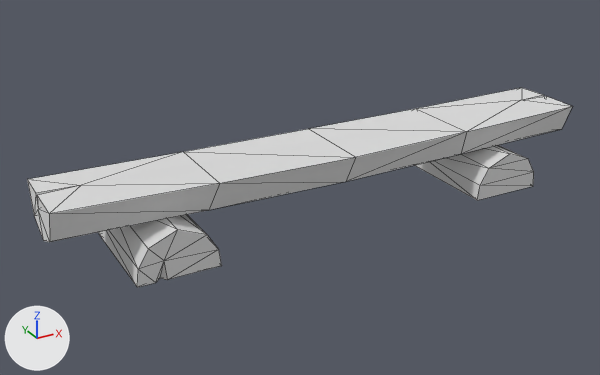
An edit to the glTF model public/models/bench-forest.glb, drawn before and after from the same camera.
One viewpoint serves both versions: a 50 mm camera at (-2.04, -3.39, 1.86) aimed at (-0.15, 0.05, 0.13). The axes (+X, +Y, +Z) are drawn at lower left. The lights are the same throughout. Mesh edges are drawn as thin lines. Where no turn or scale is listed for an object, it has been applied to the vertices.

Names of what the first picture shows: 'bench-forest'.
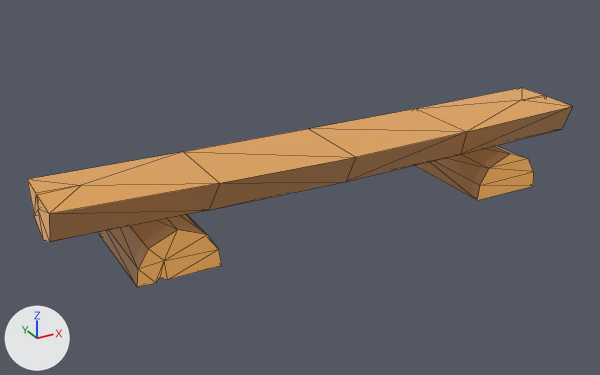
Where the change shows, as pixel boxes [x1, y1, x2, y2] in the pictures (600 x 375 px):
```json
{"object": "bench-forest", "change": "recoloured", "before": [27, 88, 573, 287], "after": [27, 88, 573, 287], "on screen": "white to orange"}
```

Scene script edits in JSON lines:
```json
{"op": "add", "block": "img_base", "code": ["img_base = load_image('base', '_unpacked/base', 1024, 1024, 'sRGB')"]}
{"op": "add", "block": "mat_lowpoly_colors_001", "code": ["mat_lowpoly_colors_001 = bpy.data.materials.new('LOWPOLY-COLORS.001')", "# uses the picture img_base"]}
{"block": "me_bench_forest", "where": "me_bench_forest.from_pydata(...)  # 69 vertices, 126 faces; spans x -1.46..1.46, y -0.29..0.29, z 0.0..0.4"}
{"op": "remove", "block": "me_bench_forest", "code": "me_bench_forest.materials.append(mat_lowpoly_colors)  # white #e7e7e7"}
{"op": "add", "block": "me_bench_forest", "code": "me_bench_forest.materials.append(mat_lowpoly_colors_001)"}
```
